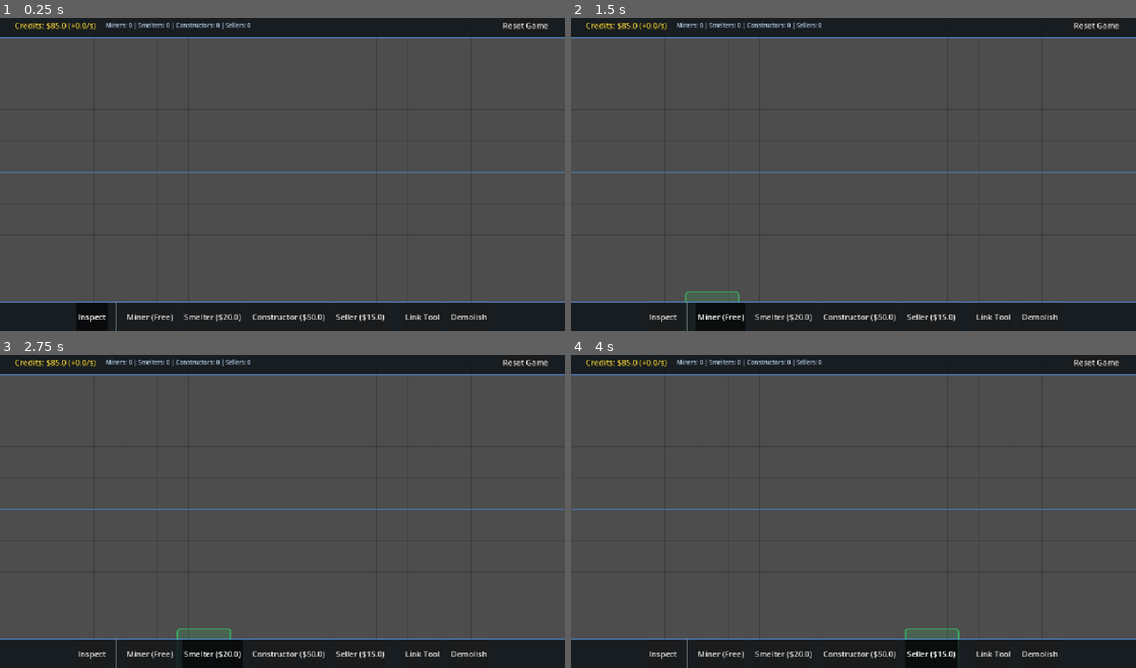
Above: before the commit, frames 1-4 (two rows, left to right).
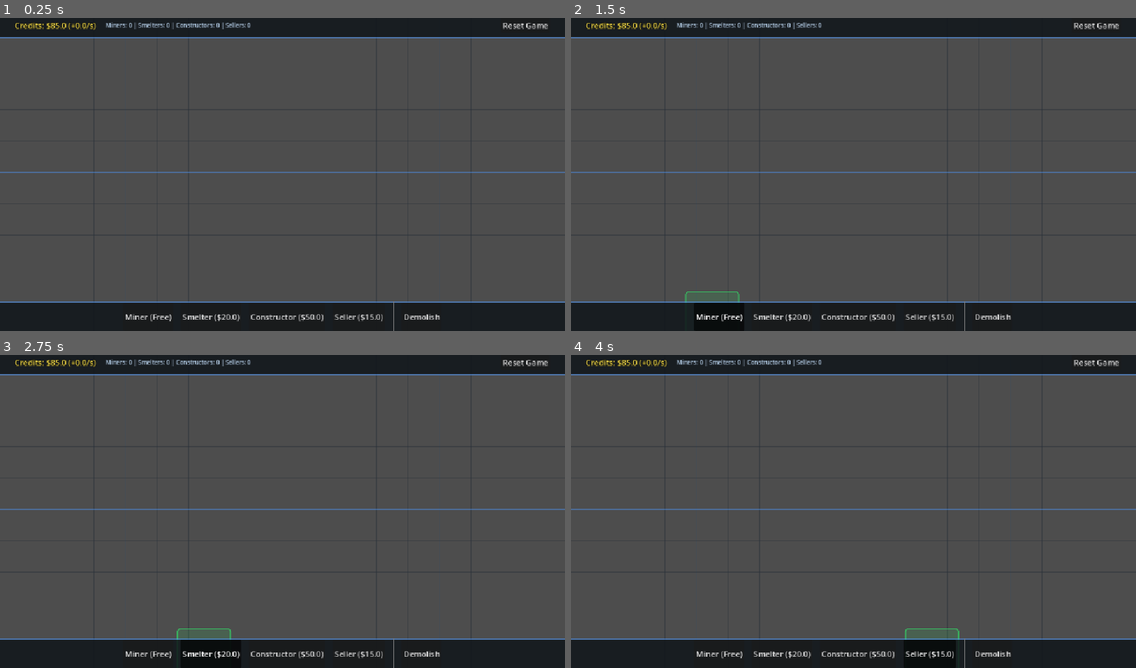
Above: after the commit, the same moments.

Repository: DisKass/Divine
Game: Godot game, scene res://scenes/main_game.tscn
Same seed, same stepped clock (60 frames per second), same inputs: the game is played once before the commit and once after it.
Inputs (mouse positions are in pixels of both pictures, inside the frame that each line leads up to):
- Up to frame 1 (0.25 s): no input
- Up to frame 2 (1.5 s): click (661, 315) at 0.5 s, where only the run before the commit has a clickable "Inspect"; click "Miner (Free)" at 1.25 s
- Up to frame 3 (2.75 s): click "Smelter ($20.0)" at 2 s
- Up to frame 4 (4 s): click "Constructor ($50.0)" at 2.75 s; click "Seller ($15.0)" at 3.5 s

The runs differ from the first frame. In frame 1, 0.8% of the frame differs, in the area x 13-87%, y 90-100%; in frame 2, 0.8%; in frame 3, 0.8%; in frame 4, 0.8%.

Commit message:
fix: Implement LMB camera pan, drag-and-drop building relocation with offset, RMB link flow, and clean HUD

Diff:
--- a/scripts/visual/game_camera.gd
+++ b/scripts/visual/game_camera.gd
@@ -9,7 +9,7 @@
 @export var zoom_lerp_speed: float = 15.0
 
 var _target_zoom: float = 1.0
-var _is_panning: bool = false
+var is_panning: bool = false
 
 func _ready() -> void:
 	_target_zoom = zoom.x
@@ -20,21 +20,14 @@
 	zoom = Vector2(next_zoom, next_zoom)
 
 func _unhandled_input(event: InputEvent) -> void:
-	# Panning: Start
+	# Zooming via scroll wheel
 	if event is InputEventMouseButton:
-		if event.button_index == MOUSE_BUTTON_RIGHT or event.button_index == MOUSE_BUTTON_MIDDLE:
-			if event.pressed:
-				_is_panning = true
-			else:
-				_is_panning = false
-
-		# Zooming via scroll wheel
-		elif event.button_index == MOUSE_BUTTON_WHEEL_UP and event.pressed:
+		if event.button_index == MOUSE_BUTTON_WHEEL_UP and event.pressed:
 			_target_zoom = clampf(_target_zoom * zoom_speed, min_zoom, max_zoom)
 		elif event.button_index == MOUSE_BUTTON_WHEEL_DOWN and event.pressed:
 			_target_zoom = clampf(_target_zoom / zoom_speed, min_zoom, max_zoom)
 
-	# Panning: Motion
-	elif event is InputEventMouseMotion and _is_panning:
+	# Panning: Motion (panning status is controlled by MainGame)
+	elif event is InputEventMouseMotion and is_panning:
 		# Drag amount is relative mouse movement, scaled by zoom so speed feels consistent
 		position -= event.relative / zoom.x
--- a/scripts/visual/main_game.gd
+++ b/scripts/visual/main_game.gd
@@ -13,6 +13,14 @@
 var selected_build_type: String = ""
 var selected_building_id: int = 0
 var link_source_id: int = 0
+
+# Building Drag & Panning State
+var _is_dragging_building: bool = false
+var _dragged_building_id: int = 0
+var _drag_building_start_grid: Vector2i
+var _lmb_press_pos: Vector2
+var _has_dragged: bool = false
+var _drag_offset: Vector2 = Vector2.ZERO
 
 # Core Managers
 var network: FactoryNetwork
@@ -152,12 +160,14 @@
 				style.bg_color = Color(0.2, 0.85, 0.4, 0.15)
 
 	# Update hovered building state
-	var hover_grid_pos = _get_grid_position_under_mouse()
-	var hover_building_id = network.grid.get(hover_grid_pos, 0)
+	var hover_building_id = _get_building_id_under_mouse()
 	for b_id in visuals_map:
 		var visual = visuals_map[b_id]
 		if is_instance_valid(visual):
-			visual.is_hovered = (b_id == hover_building_id)
+			if _is_dragging_building and b_id == _dragged_building_id:
+				visual.is_hovered = false
+			else:
+				visual.is_hovered = (b_id == hover_building_id)
 
 	# Auto-save
 	save_timer += delta
@@ -179,26 +189,119 @@
 			draw_line(start_pt, end_pt, Color(1.0, 0.9, 0.3, 0.8), 2.0)
 
 func _unhandled_input(event: InputEvent) -> void:
-	if event is InputEventMouseButton and event.pressed:
+	if event is InputEventMouseButton:
+		var building_id = _get_building_id_under_mouse()
 		var grid_pos = _get_grid_position_under_mouse()
-		var building_id = network.grid.get(grid_pos, 0)
+		if building_id != 0:
+			grid_pos = network.buildings[building_id].grid_position
 
 		if event.button_index == MOUSE_BUTTON_LEFT:
-			match current_mode:
-				MouseMode.INSPECT:
-					_handle_inspect(building_id)
-				MouseMode.BUILD:
-					_handle_build(grid_pos)
-				MouseMode.LINK:
-					_handle_link(building_id)
-				MouseMode.DEMOLISH:
-					_handle_demolish(building_id)
+			if event.pressed:
+				# Start left click actions
+				_lmb_press_pos = get_global_mouse_position()
+				_has_dragged = false
+
+				# Drag building: only if we clicked a building and we are in Inspect or Build mode
+				if building_id != 0 and (current_mode == MouseMode.INSPECT or current_mode == MouseMode.BUILD):
+					_is_dragging_building = true
+					_dragged_building_id = building_id
+					_drag_building_start_grid = grid_pos
+					var visual = visuals_map.get(building_id)
+					if is_instance_valid(visual):
+						_drag_offset = visual.global_position - get_global_mouse_position()
+				else:
+					# Otherwise, pan camera using LMB
+					camera.is_panning = true
+			else:
+				# Left mouse button released
+				if camera.is_panning:
+					camera.is_panning = false
+					# If we clicked empty space (not dragged camera), trigger actions
+					if not _has_dragged:
+						if current_mode == MouseMode.LINK:
+							if building_id != 0:
+								_handle_link(building_id)
+							else:
+								# Cancel linking on empty space click
+								_set_mouse_mode(MouseMode.INSPECT)
+						elif current_mode == MouseMode.BUILD:
+							if building_id == 0:
+								_handle_build(grid_pos)
+							else:
+								# Clicked a building in build mode -> inspect it
+								_handle_inspect(building_id)
+						elif current_mode == MouseMode.DEMOLISH:
+							_handle_demolish(building_id)
+						else:
+							# Inspect empty space to deselect
+							_handle_inspect(0)
+
+				elif _is_dragging_building:
+					var target_grid_pos = _get_grid_position_under_mouse()
+					if _has_dragged:
+						# Complete building relocation
+						var visual = visuals_map.get(_dragged_building_id)
+						if is_instance_valid(visual):
+							if target_grid_pos != _drag_building_start_grid and not network.grid.has(target_grid_pos):
+								# Move in network grid
+								network.grid.erase(_drag_building_start_grid)
+								network.grid[target_grid_pos] = _dragged_building_id
+
+								# Move building data
+								var b_data = network.buildings[_dragged_building_id]
+								b_data.grid_position = target_grid_pos
+
+								network.rebuild_caches()
+
+								# Update visual position
+								visual.position = Vector2(target_grid_pos) * cell_size + Vector2(cell_size / 2.0, cell_size / 2.0)
+
+								# Force save
+								SaveManager.save_game(network, economy)
+							else:
+								# Cancel move: snap visual back to original position
+								visual.position = Vector2(_drag_building_start_grid) * cell_size + Vector2(cell_size / 2.0, cell_size / 2.0)
+					else:
+						# It was a short click, not a drag: inspect the clicked building
+						var visual = visuals_map.get(_dragged_building_id)
+						if is_instance_valid(visual):
+							# Ensure position is snapped back in case of sub-pixel mouse jitter
+							visual.position = Vector2(_drag_building_start_grid) * cell_size + Vector2(cell_size / 2.0, cell_size / 2.0)
+
+						if current_mode == MouseMode.DEMOLISH:
+							_handle_demolish(_dragged_building_id)
+						else:
+							_handle_inspect(_dragged_building_id)
+
+					_is_dragging_building = false
+					_dragged_building_id = 0
 
 		elif event.button_index == MOUSE_BUTTON_RIGHT:
-			# Cancel build/link modes on RMB
-			if current_mode != MouseMode.INSPECT:
-				_set_mouse_mode(MouseMode.INSPECT)
-				get_viewport().set_input_as_handled()
+			if event.pressed:
+				# RMB on building -> start linking
+				if building_id != 0:
+					_set_mouse_mode(MouseMode.LINK)
+					link_source_id = building_id
+					visuals_map[link_source_id].is_selected = true
+				else:
+					# RMB on empty space -> cancel current non-inspect mode
+					if current_mode != MouseMode.INSPECT:
+						_set_mouse_mode(MouseMode.INSPECT)
+						get_viewport().set_input_as_handled()
+
+	elif event is InputEventMouseMotion:
+		# Drag threshold checks
+		if _is_dragging_building:
+			var visual = visuals_map.get(_dragged_building_id)
+			if is_instance_valid(visual):
+				# Move visual to follow mouse position, keeping the drag offset
+				visual.global_position = get_global_mouse_position() + _drag_offset
+				if get_global_mouse_position().distance_to(_lmb_press_pos) > 8:
+					_has_dragged = true
+
+		elif camera.is_panning:
+			if get_global_mouse_position().distance_to(_lmb_press_pos) > 8:
+				_has_dragged = true
 
 func _handle_inspect(building_id: int) -> void:
 	# Deselect current
@@ -304,6 +407,16 @@
 
 	add_child(build_preview)
 
+func _get_building_id_under_mouse() -> int:
+	var m_pos = get_global_mouse_position()
+	for b_id in visuals_map:
+		var visual = visuals_map[b_id]
+		if is_instance_valid(visual):
+			var rect = Rect2(visual.global_position - Vector2(55, 45), Vector2(110, 90))
+			if rect.has_point(m_pos):
+				return b_id
+	return 0
+
 func _get_grid_position_under_mouse() -> Vector2i:
 	var m_pos = get_global_mouse_position()
 	return Vector2i(
@@ -330,10 +443,6 @@
 
 	var active_btn_name = ""
 	match current_mode:
-		MouseMode.INSPECT:
-			active_btn_name = "inspect"
-		MouseMode.LINK:
-			active_btn_name = "link"
 		MouseMode.DEMOLISH:
 			active_btn_name = "demolish"
 		MouseMode.BUILD:
@@ -494,19 +603,6 @@
 	bot_hbox.add_theme_constant_override("separation", 15)
 	bottom_panel.add_child(bot_hbox)
 
-	# Tool Buttons
-	var inspect_btn = Button.new()
-	inspect_btn.text = "Inspect"
-	inspect_btn.toggle_mode = true
-	inspect_btn.button_pressed = true
-	inspect_btn.pressed.connect(func(): _set_mouse_mode(MouseMode.INSPECT))
-	bot_hbox.add_child(inspect_btn)
-	tool_buttons["inspect"] = inspect_btn
-
-	# Separator
-	var vs1 = VSeparator.new()
-	bot_hbox.add_child(vs1)
-
 	# Build buttons
 	for b_type in ["miner", "smelter", "constructor", "seller"]:
 		var btn = Button.new()
@@ -517,15 +613,8 @@
 		tool_buttons[b_type] = btn
 
 	# Separator
-	var vs2 = VSeparator.new()
-	bot_hbox.add_child(vs2)
-
-	var link_btn = Button.new()
-	link_btn.text = "Link Tool"
-	link_btn.toggle_mode = true
-	link_btn.pressed.connect(func(): _set_mouse_mode(MouseMode.LINK))
-	bot_hbox.add_child(link_btn)
-	tool_buttons["link"] = link_btn
+	var vs = VSeparator.new()
+	bot_hbox.add_child(vs)
 
 	var demolish_btn = Button.new()
 	demolish_btn.text = "Demolish"
